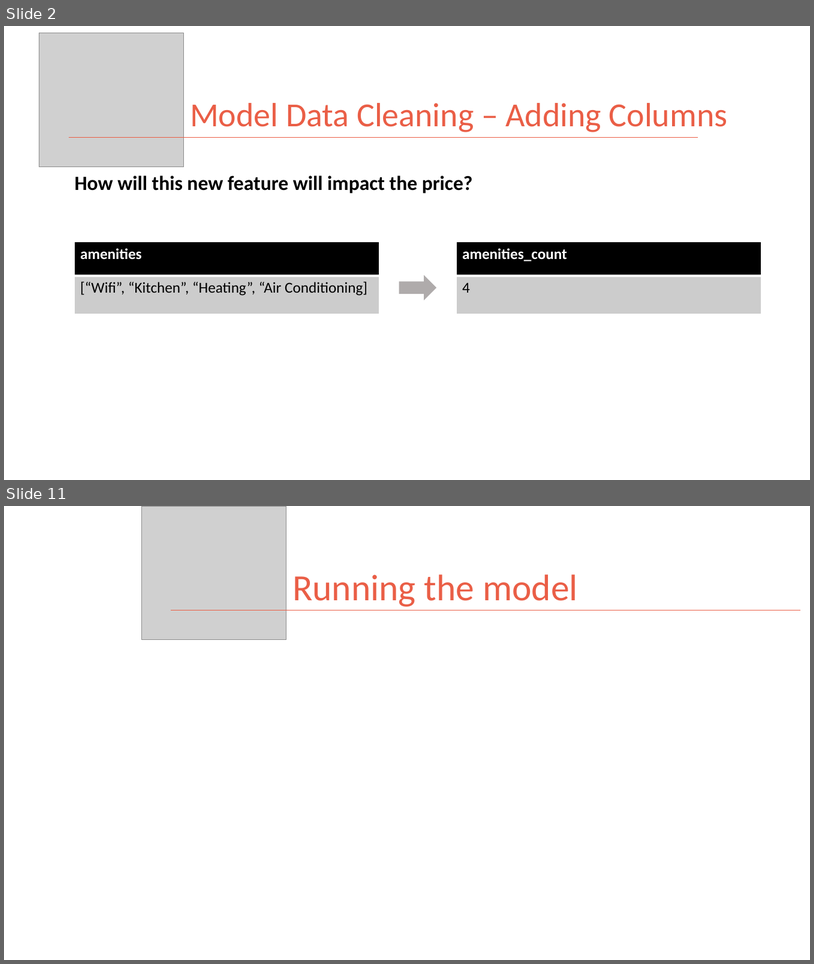
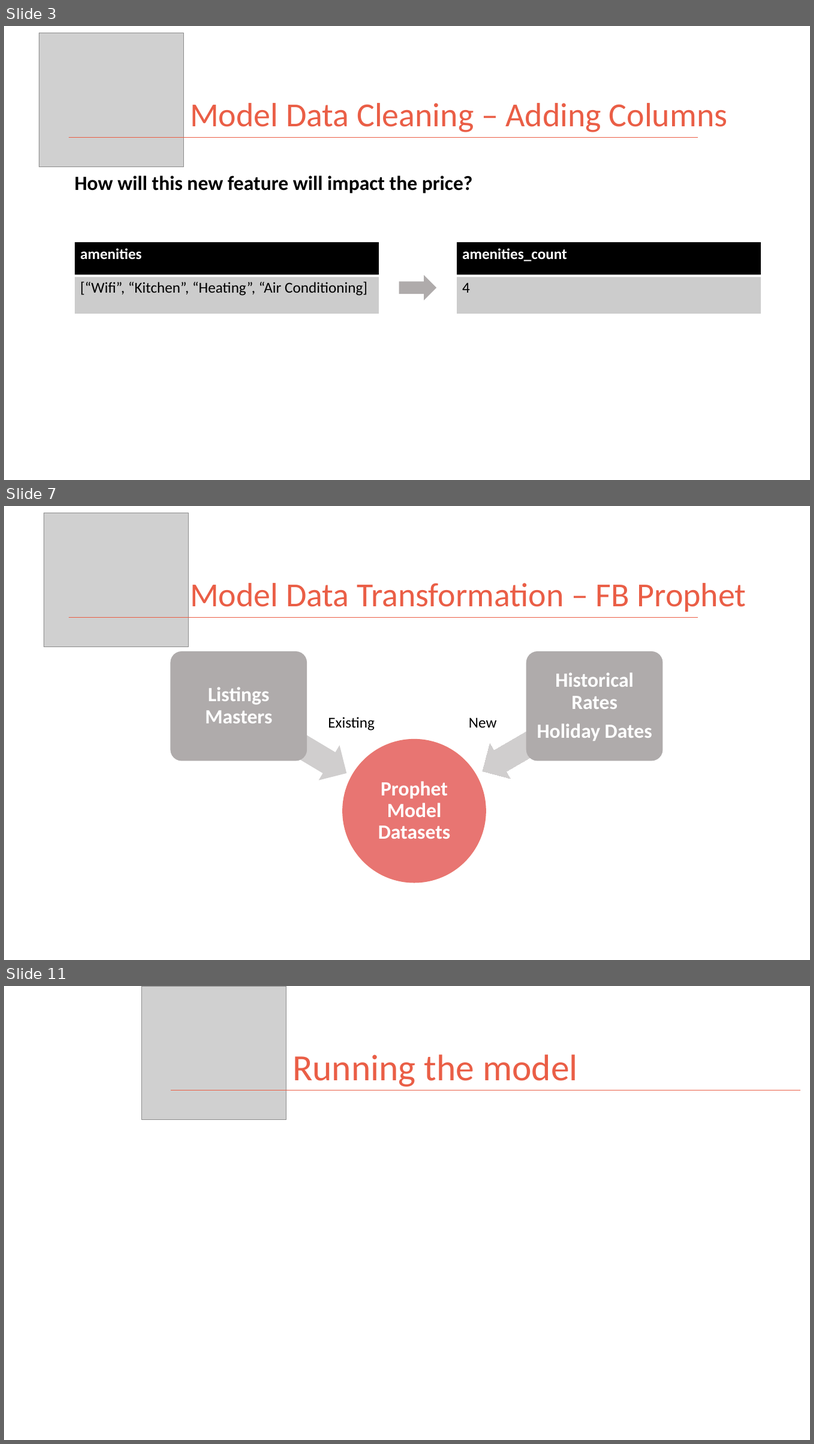
Before and after one commit to kman4/AirbnbPredictions, a slide deck: Airbnb Price Predictions (Model).pptx. Shown one above the other, each under a label of ours: slides 2 and 11 before the commit, slides 3, 7 and 11 after it; the slides between them are not shown. The pictures are 814x964 and 814x1444 pixels, drawn with LibreOffice and Linux fonts; fonts in the diff are those of the drawing; grey boxes stand for pictures. Boxes give left, top, right and bottom in pixels: in the first picture for what was removed or moved away, otherwise in the second. Text is boxed around its words. In the diff, an @@ line names an element or a change of style, - is before the commit and + after.

```diff
--- a/Airbnb Price Predictions (Model).pptx
+++ b/Airbnb Price Predictions (Model).pptx
@@ slide 7 added at [4, 506, 810, 960], background #FFFFFF @@
@@ picture added at [44, 513, 189, 647] @@
@@ title added at [190, 583, 747, 612], 40 pt, text #EA5E46 @@
+Model Data Transformation – FB Prophet
@@ line added from (69, 618) to (698, 618), #EA5E46 1 pt @@
@@ group added at [171, 652, 663, 882]: 5 texts, 2 left arrows, 2 rounded rectangles, 1 ellipse @@
+Prophet Model Datasets
+Listings Masters
+Historical Rates
+Holiday Dates
+New
+Existing
@@ what was slide 2 is now slide 3 @@
```
Also in this commit, not shown: 4 slides changed, 2 other slides added, 3 slides removed, 2 other files.
